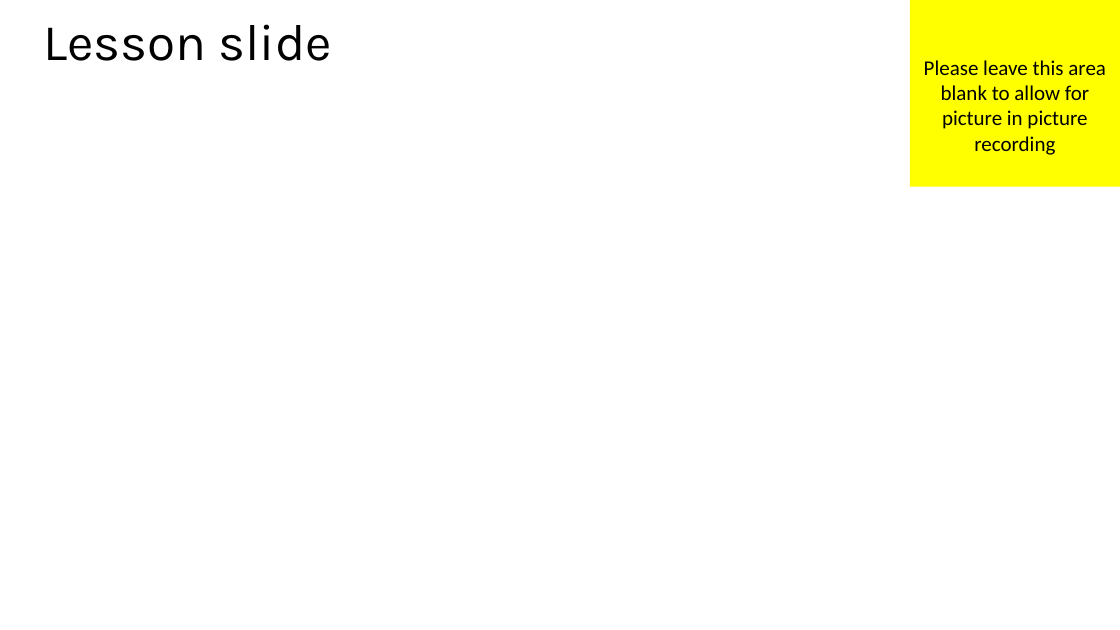
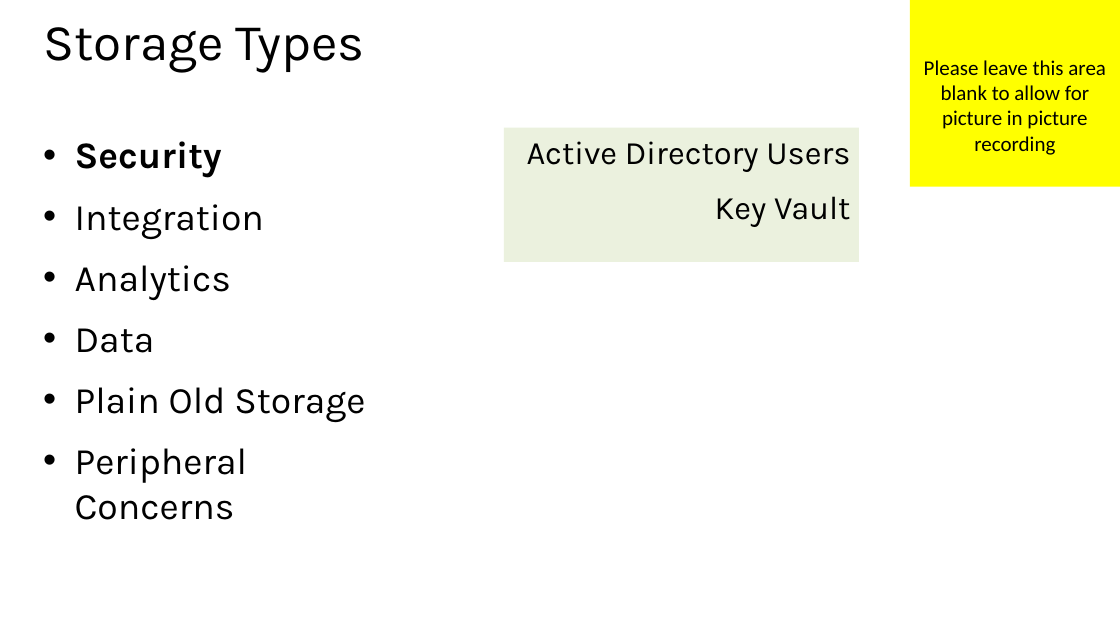
Before and after one commit to MisterJames/AzureImageProcessing, a slide deck: slide 3 of Presentation Materials/MVA-ApplicationsOnAzure-05.pptx. Drawn at 1120x630 pixels with LibreOffice and Linux fonts; fonts in the diff are those of the drawing. Boxes give left, top, right and bottom in pixels: in the first picture for what was removed or moved away, otherwise in the second. Text is boxed around its words. In the diff, an @@ line names an element or a change of style, - is before the commit and + after.

```diff
--- a/Presentation Materials/MVA-ApplicationsOnAzure-05.pptx
+++ b/Presentation Materials/MVA-ApplicationsOnAzure-05.pptx
@@ title at [43,27,365,72]: text changed @@
-Lesson slide
+Storage Types
@@ text added at [75,141,365,520], 32 pt, text #000000 @@
+• Security
+• Integration
+• Analytics
+• Data
+• Plain Old Storage
+• Peripheral Concerns
@@ rectangle added at [504,128,859,262], fill #EBF1DE, 28 pt, text #000000 @@
+Active Directory Users
+Key Vault
```
Also in this commit, not shown: 1 other slide changed, 7 slides added, 1 other file.
